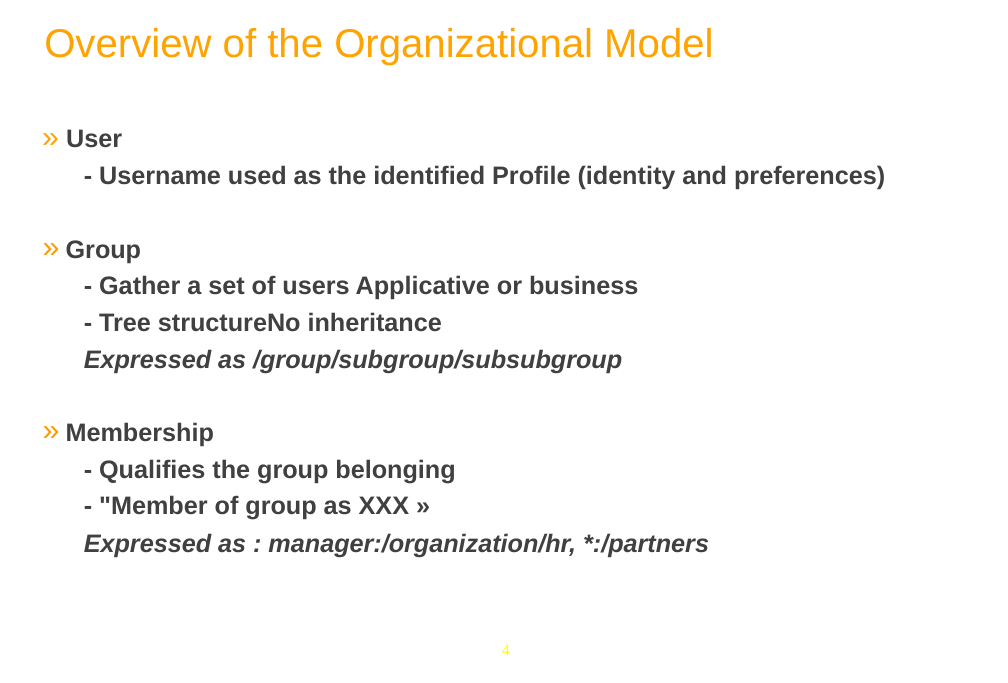
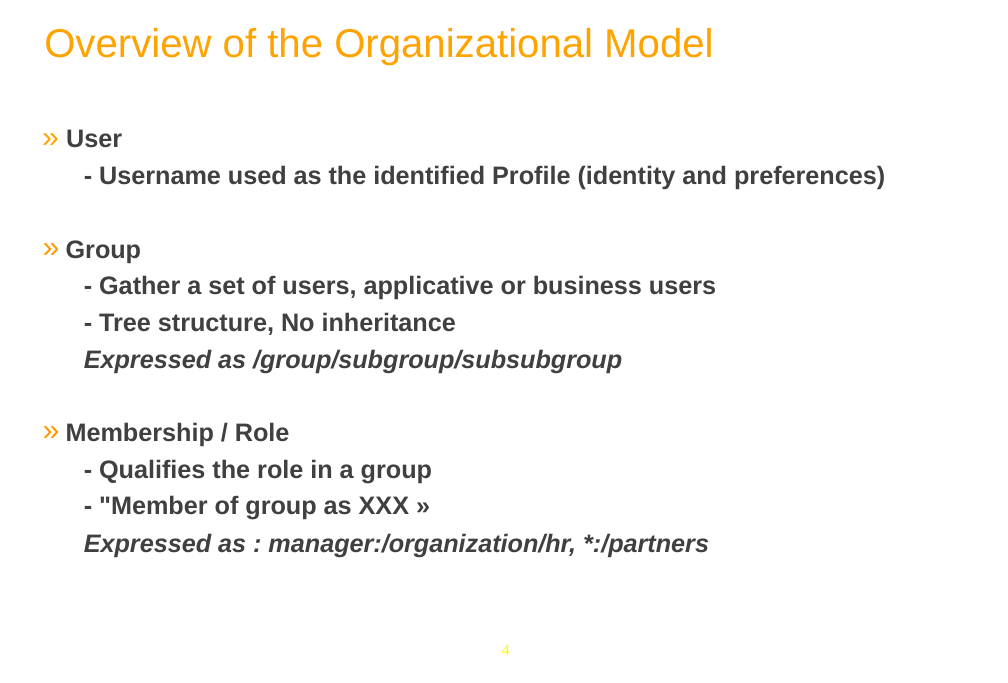
Before and after one commit to anhvurz90/training, a slide deck: slide 4 of exo-sysAdmin/970-LdapConfig-XSys.pptx. Drawn at 1008x683 pixels with LibreOffice and Linux fonts; fonts in the diff are those of the drawing; background and template pictures are left out. Boxes give left, top, right and bottom in pixels: in the first picture for what was removed or moved away, otherwise in the second. Text is boxed around its words. In the diff, an @@ line names an element or a change of style, - is before the commit and + after.

```diff
--- a/exo-sysAdmin/970-LdapConfig-XSys.pptx
+++ b/exo-sysAdmin/970-LdapConfig-XSys.pptx
@@ text at <box>99,275,716,335</box>: text changed @@
-- Gather a set of users Applicative or business
-- Tree structureNo inheritance
+- Gather a set of users, applicative or business users
+- Tree structure, No inheritance
@@ text at <box>66,422,432,483</box>: text changed @@
-» Membership
-- Qualifies the group belonging
+» Membership / Role
+- Qualifies the role in a group
```
Also in this commit, not shown: 18 other slides changed, 2 slides removed.
